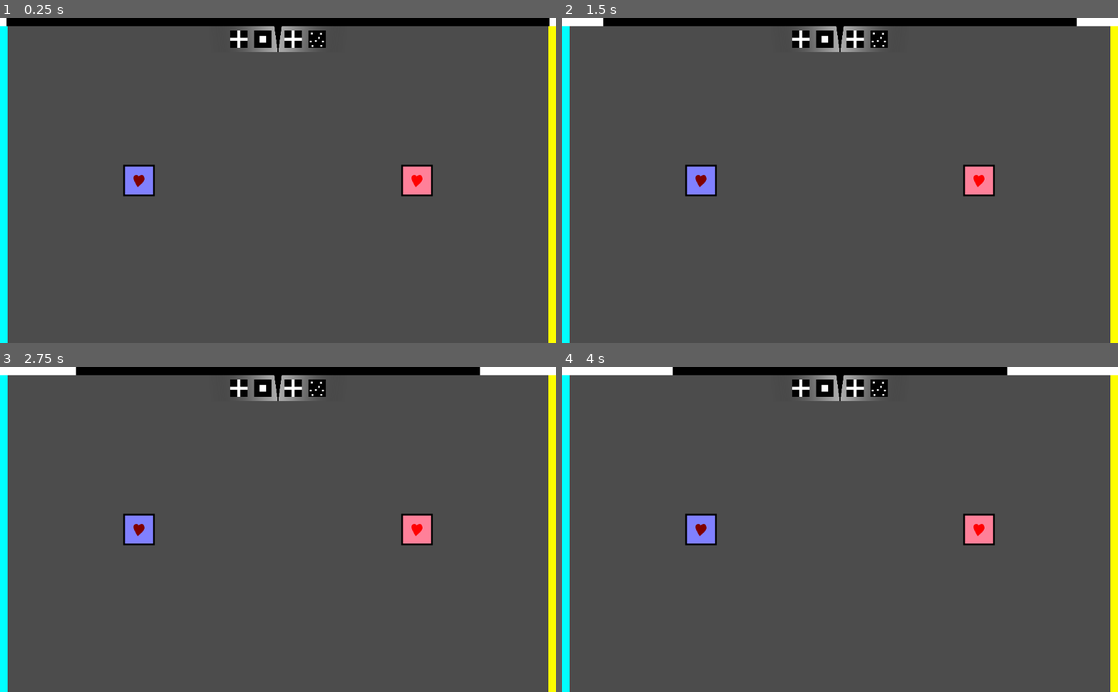
Above: before the commit, frames 1-4 (two rows, left to right).
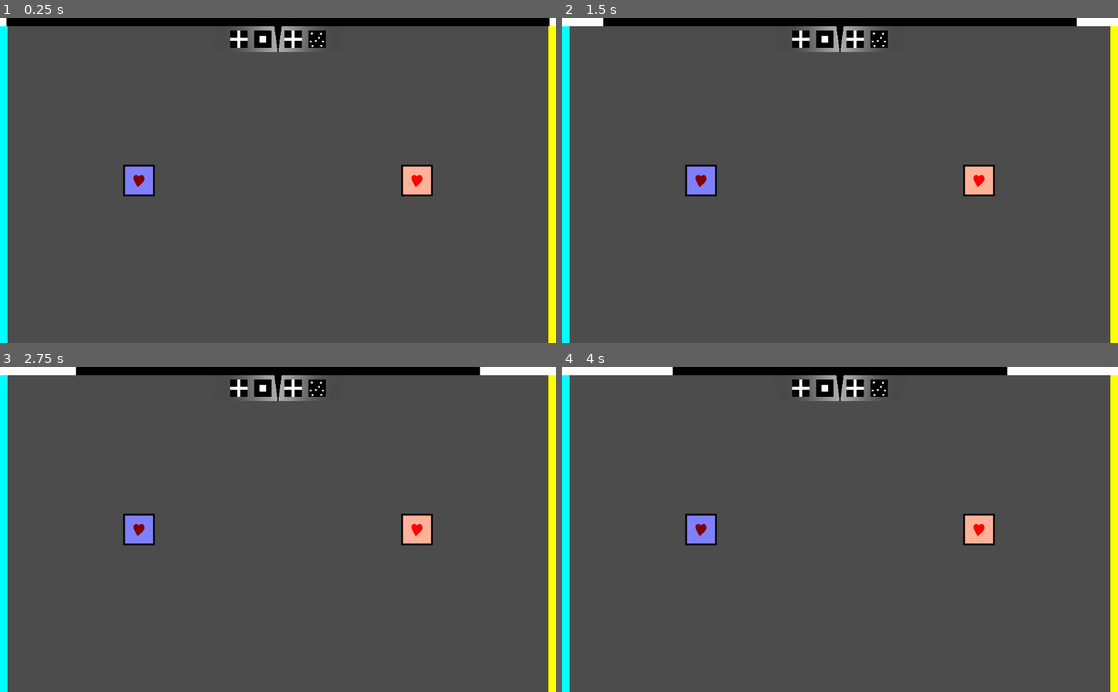
Above: after the commit, the same moments.

Repository: SamBumgardner/power-up-ld-51
Game: Godot game, scene res://scenes/Gameplay.tscn
Same seed, same stepped clock (60 frames per second), same inputs: the game is played once before the commit and once after it.
Inputs:
- Up to frame 1 (0.25 s): no input
- Up to frame 2 (1.5 s): tap Enter at 0.5 s
- Up to frame 3 (2.75 s): no input
- Up to frame 4 (4 s): tap Space at 3.5 s

The runs differ from the first frame. In frame 1, 0.4% of the frame differs, in the area x 72-78%, y 45-55%; in frame 2, 0.4%; in frame 3, 0.4%; in frame 4, 0.4%.

Commit message:
make red player tint lighter to keep heart distinct

Diff:
--- a/scenes/Player.gd
+++ b/scenes/Player.gd
@@ -18,7 +18,7 @@
 onready var target_player_collision = target_player.get("collision_layer")
 
 const BLUE = Color(.5, .5, 1, 1)
-const ORANGE = Color(1, .5, .6, 1)
+const ORANGE = Color(1, .7, .6, 1)
 
 var default_tint = Color(1,1,1,1)
 const HURT_TINT = Color(.5,.5,.5,.5)
